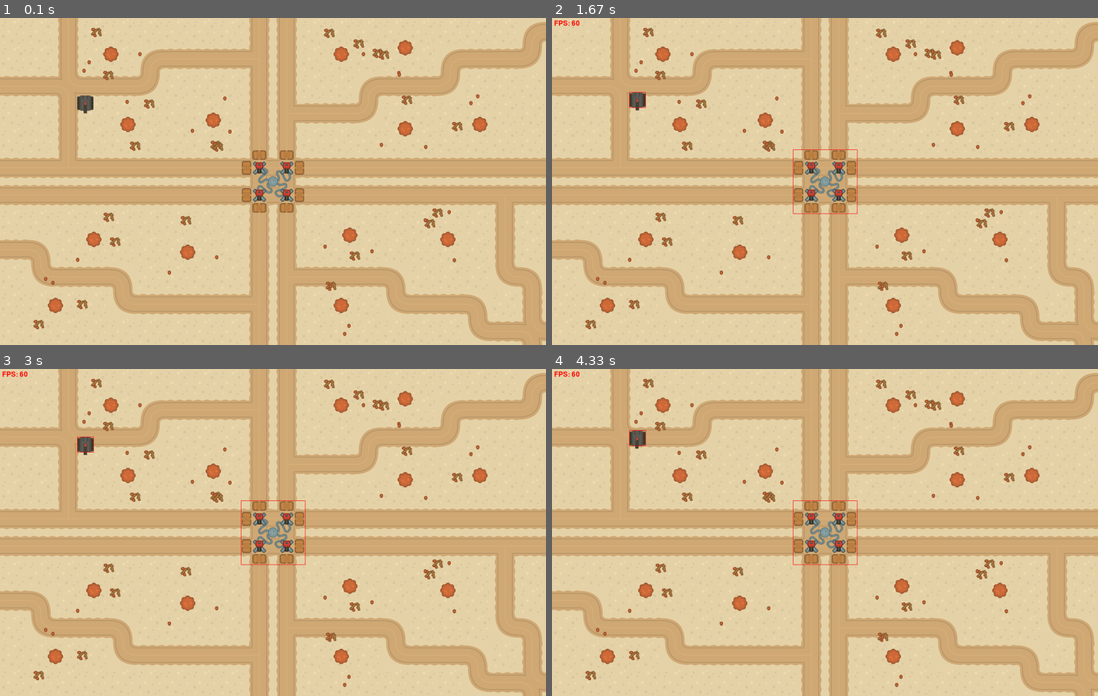
Above: before the commit, frames 1-4 (two rows, left to right).
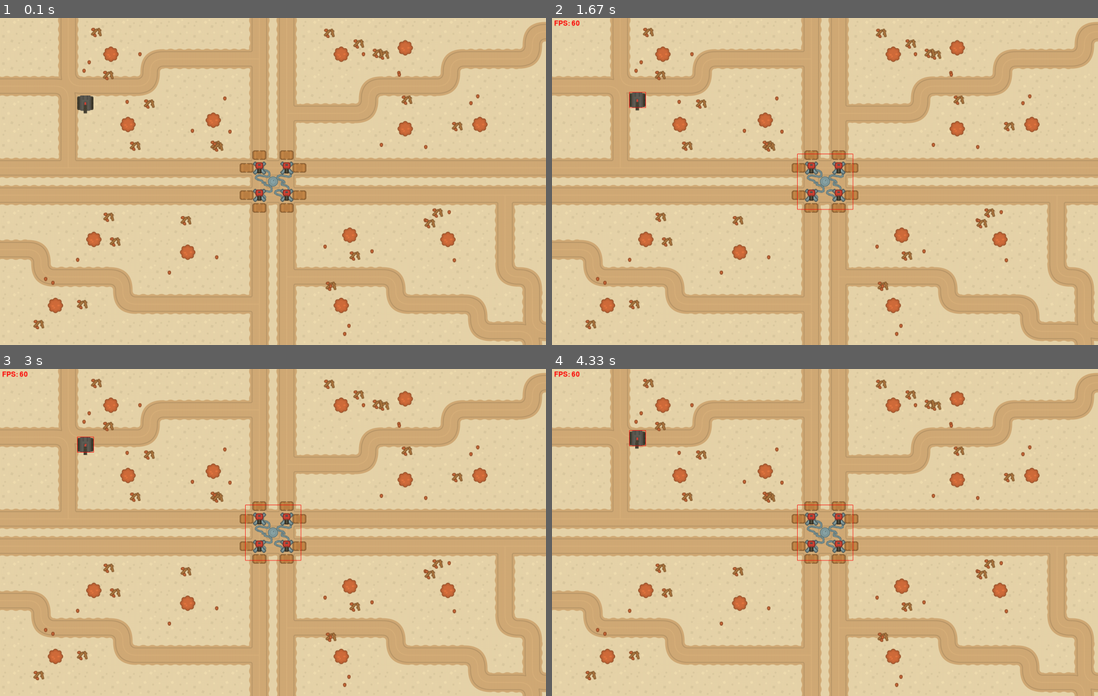
Above: after the commit, the same moments.

Repository: ThMinky/Script-Programming-Pygame
Game: pygame game, started from ScriptProgramming_Project/main.py
Two runs of this game, one before a commit and one after it. Both use one fixed random seed, a clock stepped at 60 frames per second and the inputs below.
Inputs:
- Up to frame 1 (0.1 s): no input
- Up to frame 2 (1.67 s): tap C at 0.33 s; tap V at 0.67 s; tap W at 1, 1.4 s
- Up to frame 3 (3 s): tap W at 1.7, 2.23, 2.53, 2.73 s; tap E at 2.32 s
- Up to frame 4 (4.33 s): tap W at 3.03, 3.63, 3.93, 4.07 s; tap E at 3.72 s

The runs differ from the first frame. In frame 1, 0.4% of the frame differs, in the area x 43-79%, y 10-63%; in frame 2, 0.7%; in frame 3, 0.7%; in frame 4, 0.7%.

Commit message:
+ Performance improvement

Diff:
--- a/ScriptProgramming_Project/pyre/components/sprite.py
+++ b/ScriptProgramming_Project/pyre/components/sprite.py
@@ -22,7 +22,8 @@
         self.m_layer: int = layer
 
         self.m_transform: "Transform" | None = None
-        self._m_originalSprite: pygame.Surface = self.m_surface.copy()
+        self._m_scaledSurface: pygame.Surface = self.m_surface.copy()
+        self._m_originalSurface: pygame.Surface = self.m_surface.copy()
 
     def Init(self) -> None:
         super().Init()
@@ -35,11 +36,13 @@
         if not self.m_transform:
             return
 
+        self.m_transform.m_onRotationChanged.Add(self.UpdateRotation)
         self.m_transform.m_onScaleChanged.Add(self.UpdateScale)
 
         for collider in self.m_parent.GetComponentsByType(BaseCollider):
             collider.m_sprite = self
 
+        self.UpdateRotation()
         self.UpdateScale()
 
     def Uninit(self) -> None:
@@ -48,6 +51,7 @@
         if not self.m_transform:
             return
 
+        self.m_transform.m_onRotationChanged.Remove(self.UpdateRotation)
         self.m_transform.m_onScaleChanged.Remove(self.UpdateScale)
 
         for collider in self.m_parent.GetComponentsByType(BaseCollider):
@@ -66,11 +70,18 @@
     def Destroy(self) -> None:
         super().Destroy()
 
+    def UpdateRotation(self) -> None:
+        if not self.m_transform:
+            return
+
+        self.m_surface = pygame.transform.rotate(self._m_scaledSurface, -self.m_transform.m_worldRot)
+
     def UpdateScale(self) -> None:
         if not self.m_transform:
             return
 
-        textureSize = pygame.Vector2(self._m_originalSprite.get_size())
-        scaledSize = textureSize.elementwise() * self.m_transform.m_worldScale.elementwise()
+        surfaceSize = pygame.Vector2(self._m_originalSurface.get_size())
+        scaledSize = surfaceSize.elementwise() * self.m_transform.m_worldScale.elementwise()
 
-        self.m_surface = pygame.transform.smoothscale(self._m_originalSprite, scaledSize)
+        self._m_scaledSurface = pygame.transform.scale(self._m_originalSurface, scaledSize)
+        self.m_surface = self._m_scaledSurface
--- a/ScriptProgramming_Project/pyre/systems/render_system.py
+++ b/ScriptProgramming_Project/pyre/systems/render_system.py
@@ -1,4 +1,5 @@
 from __future__ import annotations
+from calendar import c
 from typing import TYPE_CHECKING
 
 import pygame
@@ -19,7 +20,7 @@
 
     def __init__(self) -> None:
         if not hasattr(self, "_m_sprites"):
-            self._m_sprites: list["Sprite"] = []
+            self.m_sprites: list["Sprite"] = []
             self._m_to_add: set["Sprite"] = set()
             self._m_to_remove: set["Sprite"] = set()
             self._m_sorted: bool = False
@@ -47,21 +48,21 @@
 
     def Render(self, surface: pygame.Surface) -> None:
         from pyre.components import Transform
-        from pyre.components.colliders import BaseCollider
 
         self._FlushChanges()
 
         if not self._m_sorted:
             self._SortSprites()
 
-        for sprite in self._m_sprites:
+        for sprite in self.m_sprites:
             transform = sprite.m_parent.GetComponentByType(Transform)
 
-            rotatedSprite = pygame.transform.rotate(sprite.m_surface, -transform.m_worldRot)
+            if not transform:
+                continue
 
-            rect = rotatedSprite.get_rect(center=transform.m_worldPos)
+            rect = sprite.m_surface.get_rect(center=transform.m_worldPos)
 
-            surface.blit(rotatedSprite, rect.topleft)
+            surface.blit(sprite.m_surface, rect.topleft)
 
         if self.m_debugColliders:
             from pyre.systems.collision_system import CollisionSystem
@@ -75,17 +76,17 @@
             Time.DrawFPS(surface)
 
     def _FlushChanges(self) -> None:
-        self._m_sprites.extend(self._m_to_add)
+        self.m_sprites.extend(self._m_to_add)
         self._m_to_add.clear()
 
         for sprite in self._m_to_remove:
-            if sprite in self._m_sprites:
-                self._m_sprites.remove(sprite)
+            if sprite in self.m_sprites:
+                self.m_sprites.remove(sprite)
 
     def _SortSprites(self) -> None:
         visitedRoots: set["Transform"] = set()
 
-        for sprite in self._m_sprites:
+        for sprite in self.m_sprites:
             rootTransform = self._GetTopMostTransform(sprite)
 
             if rootTransform in visitedRoots:
@@ -94,7 +95,7 @@
 
             self._AssignHierarchyLayer(rootTransform)
 
-        self._m_sprites.sort(key=lambda s: s.m_layer)
+        self.m_sprites.sort(key=lambda s: s.m_layer)
         self._m_sorted = True
 
     def _GetTopMostTransform(self, sprite: "Sprite") -> "Transform":
--- a/ScriptProgramming_Project/scene.py
+++ b/ScriptProgramming_Project/scene.py
@@ -172,7 +172,7 @@
 
         # Root
         baseRoot = Entity(localPos=center)
-        baseRoot.AddComponent(BoxCollider(size=pygame.Vector2(150, 150)))
+        baseRoot.AddComponent(BoxCollider(size=pygame.Vector2(130, 130)))
         self.m_baseRoot = baseRoot
         baseEntities.append(baseRoot)
 
